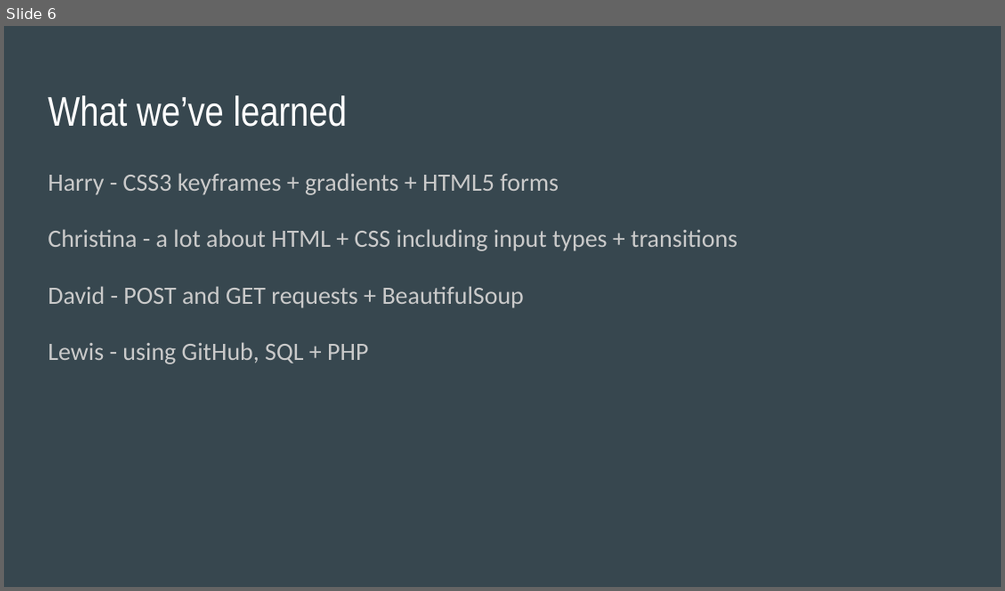
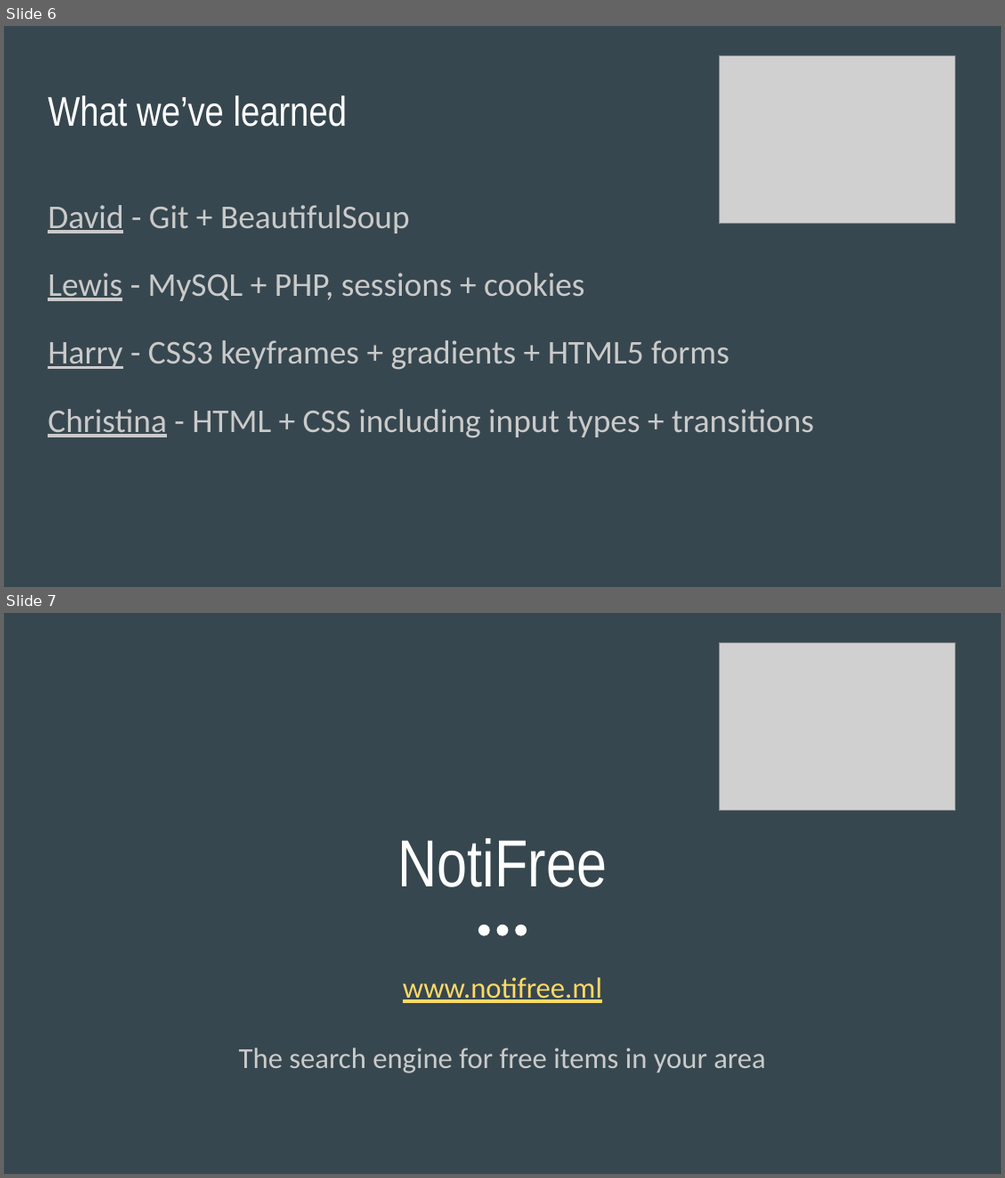
Before and after one commit to davidferguson/itemswap, a slide deck: NotiFree.pptx. Shown one above the other, each under a label of ours: slide 6 before the commit, slides 6 and 7 after it. The pictures are 1005x591 and 1005x1178 pixels, drawn with LibreOffice and Linux fonts; fonts in the diff are those of the drawing; grey boxes stand for pictures. Boxes give left, top, right and bottom in pixels: in the first picture for what was removed or moved away, otherwise in the second. Text is boxed around its words. In the diff, an @@ line names an element or a change of style, - is before the commit and + after.

```diff
--- a/NotiFree.pptx
+++ b/NotiFree.pptx
@@ slide 7 added at [4,613,1001,1174], background #37474F @@
@@ picture added at [719,643,955,811] @@
@@ title added at [398,838,607,887], 48 pt, text #FFFFFF @@
+NotiFree
@@ ellipse added at [478,924,491,936], fill #FFFFFF @@
@@ ellipse added at [496,924,509,936], fill #FFFFFF @@
@@ ellipse added at [516,924,527,936], fill #FFFFFF @@
@@ subtitle added at [239,977,766,1073], 21 pt, text #CACACA @@
+www.notifree.ml
+The search engine for free items in your area
@@ slide 6 changed as well @@
@@ picture added at [719,56,955,224] @@
@@ text "David - Git + BeautifulSoup": place and size @@
-text "David - Git + BeautifulSoup" at [48,173,737,364]
+text "David - Git + BeautifulSoup" at [48,205,814,438]
@@ text at [48,205,585,301]: paragraphs added @@
+David - Git + BeautifulSoup
+Lewis - MySQL + PHP, sessions + cookies
@@ text at [48,340,729,370]: size 18 to 24 pt in "Harry - CSS3 keyframes + gradients + ..."; underline on in "Harry" @@
@@ text at [48,409,814,438]: text changed; size 18 to 24 pt @@
-Christina - a lot about HTML + CSS including input types + transitions
-David - POST and GET requests + BeautifulSoup
-Lewis - using GitHub, SQL + PHP
+Christina - HTML + CSS including input types + transitions
```
Also in this commit, not shown: 4 other slides changed, 1 other slide added, 1 slide removed.
